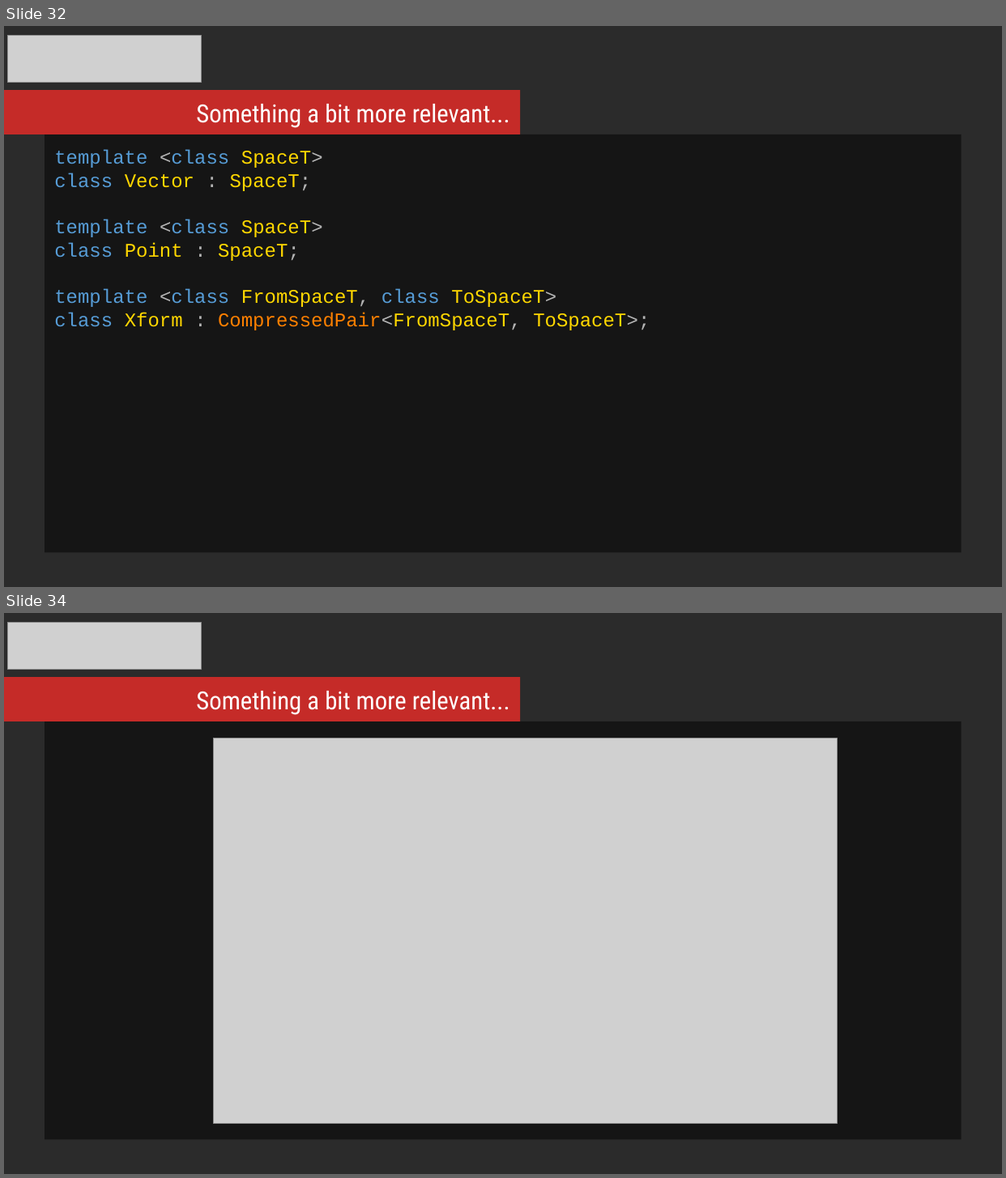
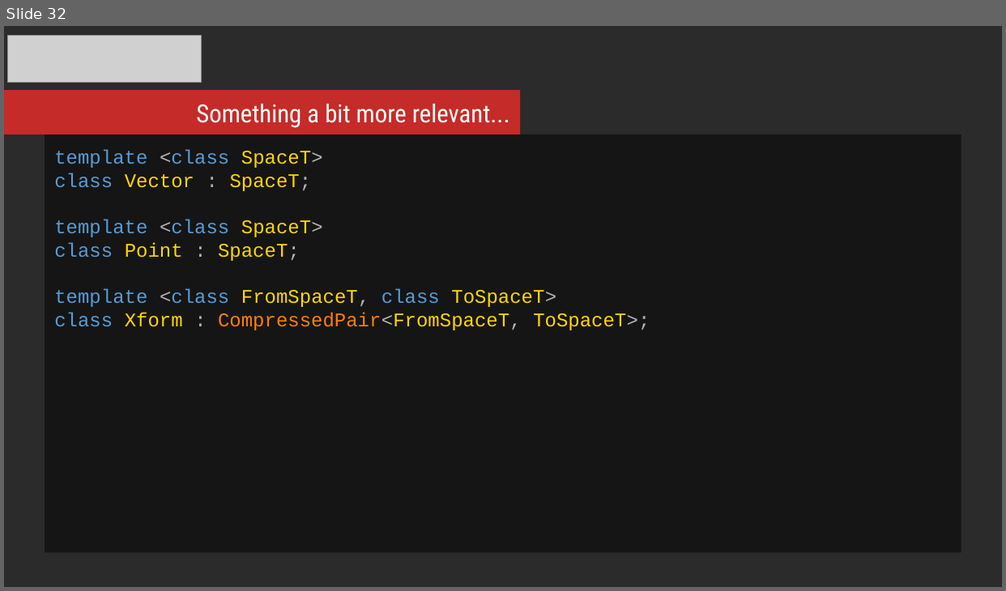
Before and after one commit to mikosz/type-safety, a slide deck: ask-not-what-you-can-do-for-the-compiler.odp. Shown one above the other, each under a label of ours: slides 32 and 34 before the commit, slide 32 after it; the slides between them are not shown. The pictures are 1006x1178 and 1006x591 pixels, drawn with LibreOffice and Linux fonts; fonts in the diff are those of the drawing; grey boxes stand for pictures; background and template pictures are left out; a plain dark background stands for a picture behind light text. Boxes give left, top, right and bottom in pixels: in the first picture for what was removed or moved away, otherwise in the second. Text is boxed around its words. In the diff, an @@ line names an element or a change of style, - is before the commit and + after.

```diff
--- a/ask-not-what-you-can-do-for-the-compiler.odp
+++ b/ask-not-what-you-can-do-for-the-compiler.odp
@@ slide 34 removed at bbox=[4, 613, 1002, 1174], background picture (left out) @@
@@ picture removed at bbox=[8, 622, 202, 669] @@
@@ rectangle removed at bbox=[4, 677, 520, 721] @@
@@ text removed at bbox=[196, 691, 510, 715] @@
-Something a bit more relevant...
@@ rectangle removed at bbox=[45, 722, 961, 1139] @@
@@ picture removed at bbox=[214, 738, 837, 1123] @@
```
Also in this commit, not shown: 3 slides changed, 1 other slide removed.
